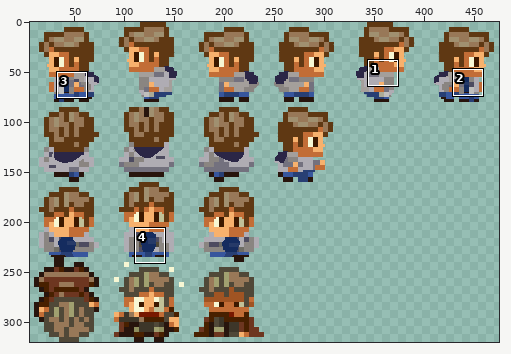
Sprite sheet -- Assets/Troll Bridge Studios/2D Starter Kit/Art/Player/herox5.png. Above, an overview of the earlier version with the close-up marked.
Close-up. The starting point:
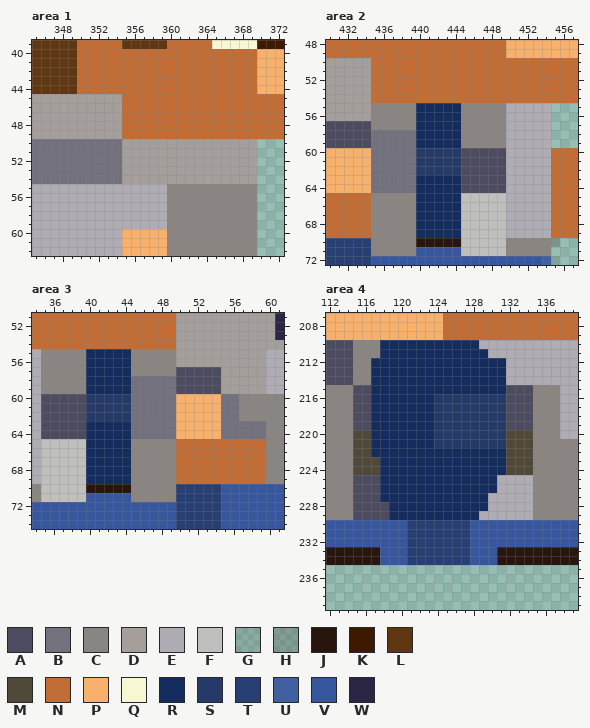
The file is 480x320 pixels. Pixels under 10% opacity are left out. Colours within 5 levels of each other are drawn and written as one. Shown: area 1: x 345..372, y 39..62; area 2: x 430..457, y 48..72; area 3: x 34..61, y 51..74; area 4: x 112..139, y 207..239. The wide view leaves out empty margins. The commit also changed other parts of the picture, which this record leaves out.
Palette (. is transparent): A #4d4b60  B #73717e  C #8a8581  D #a49f9b  E #afacb3  F #bfbfbd  G #28150d1c  H #28150d30  J #28150d  K #3d1900  L #5f3813  M #504838  N #c26d36  P #f7b16d  Q #f7f7d4  R #152c5f  S #263a68  T #283f74  U #37569de6  V #37569d  W #2b2646
After the commit:
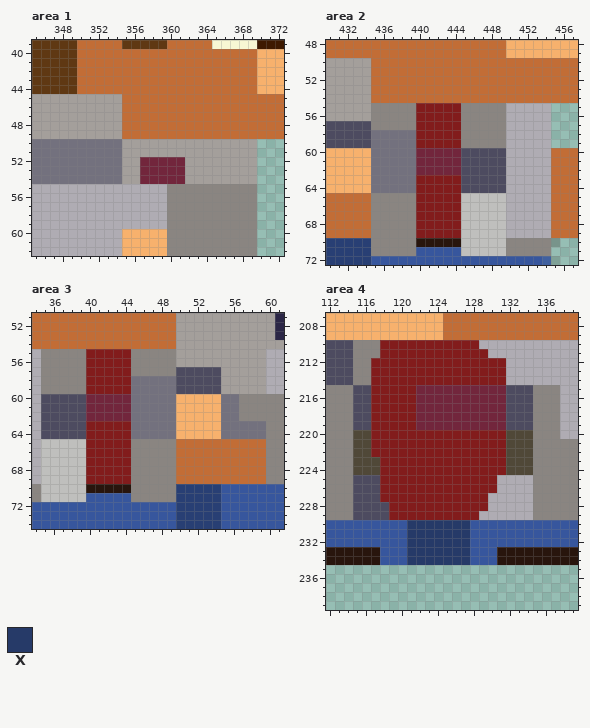
Colours new in this view: X #263a68
Difference:
colour R: #152c5f -> #821c1c
colour S: #263a68 -> #72263c
Area 1:
y 52..54: x 357..361 DDDDD -> SSSSS
Area 4:
y 215: x 122..131 RRRRRRRRRR -> SSSSSSSSSS
y 216..219: x 122..123 RR -> SS
y 220..221: x 124..131 SSSSSSSS -> RRRRRRRR
y 230..234: x 121..127 TTTTTTT -> XXXXXXX
